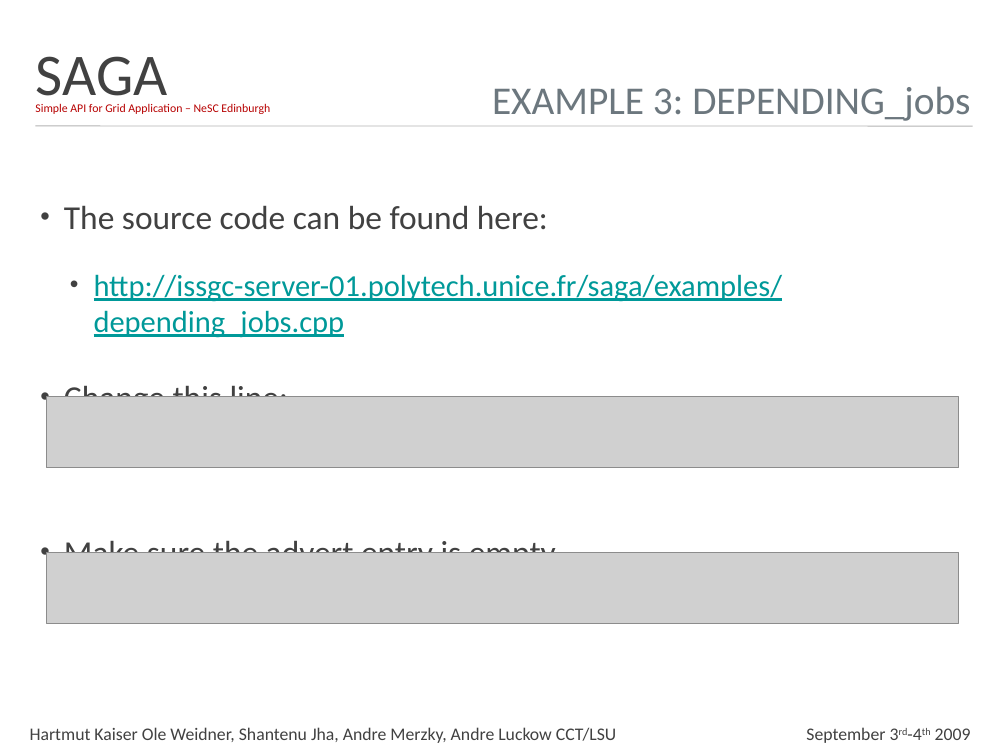
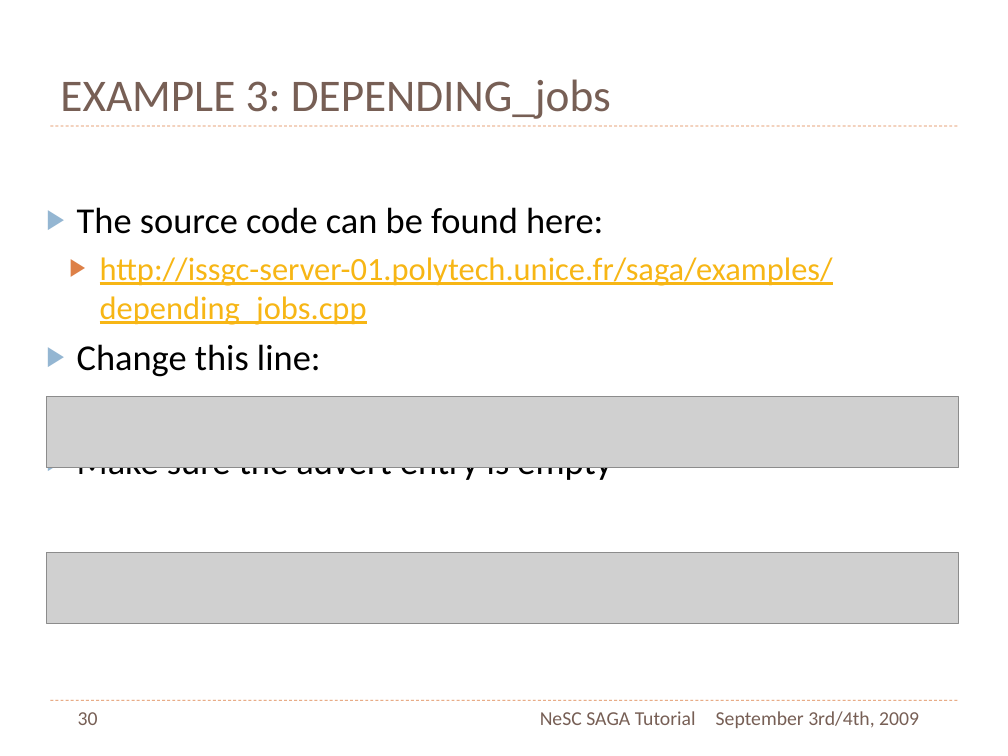
Before and after one commit to saga-project/saga-cpp-legacy-projects, a slide deck: slide 30 of tutorial/NeSC-2009/NeSC09-Practical-PPT.pptx (slide 11 before the commit). Drawn at 1008x756 pixels with LibreOffice and Linux fonts; fonts in the diff are those of the drawing; grey boxes stand for pictures; background and template pictures are left out. Boxes give left, top, right and bottom in pixels: in the first picture for what was removed or moved away, otherwise in the second. Text is boxed around its words. In the diff, an @@ line names an element or a change of style, - is before the commit and + after.

```diff
--- a/tutorial/NeSC-2009/NeSC09-Practical-PPT.pptx
+++ b/tutorial/NeSC-2009/NeSC09-Practical-PPT.pptx
@@ title "EXAMPLE 3: DEPENDING_jobs": place and size @@
-title "EXAMPLE 3: DEPENDING_jobs" at (492, 86, 970, 121)
+title "EXAMPLE 3: DEPENDING_jobs" at (60, 79, 611, 119)
@@ title "EXAMPLE 3: DEPENDING_jobs" at (60, 79, 611, 119): size 40 to 46 pt, text colour #6C777E to #775F55; alignment right to left; vertical alignment middle to bottom @@
@@ text removed at (36, 56, 168, 109) @@
-SAGA
@@ text removed at (35, 103, 270, 114) @@
-Simple API for Grid Application – NeSC Edinburgh
@@ line moved from (35, 126) - (973, 126) to (50, 126) - (958, 126) @@
@@ line (50, 126) - (958, 126): stroke #B3B3B3 1 pt to #DD8047 0.75 pt dashed @@
@@ text "The source code can be ..." at (77, 207, 833, 483): size 34 to 37 pt, text colour #414141 to #000000 in "The source code can be found here:", "Change this line:", "Make sure the advert entry is empty"; size 31 to 33 pt, text colour #009999 to #F7B615 in "http://issgc-server-01.polytech.unice.fr/saga/examples/depen ..."; bullet • to ▶; less space between paragraphs; bullet colour #414141 to #94B6D2; bullet colour #414141 to #DD8047 @@
@@ line added from (50, 700) to (958, 700), #DD8047 0.75 pt dashed @@
@@ page number added at (78, 712, 98, 725), 20 pt, text #775F55 @@
+30
@@ text added at (540, 711, 696, 725), 20 pt, text #775F55 @@
+NeSC SAGA Tutorial
@@ text added at (716, 711, 919, 728), 20 pt, text #775F55 @@
+September 3rd/4th, 2009
@@ text removed at (30, 727, 616, 743) @@
-Hartmut Kaiser Ole Weidner, Shantenu Jha, Andre Merzky, Andre Luckow CCT/LSU
@@ text removed at (806, 727, 971, 743) @@
-September 3rd-4th 2009
```
Also in this commit, not shown: 9 other slides changed, 23 slides added, 4 slides removed.
